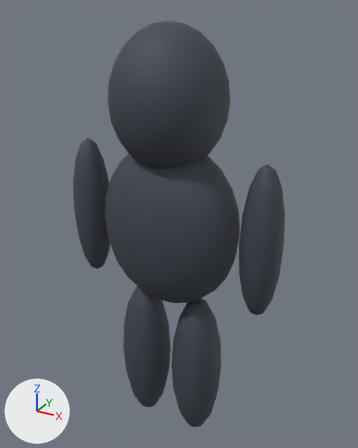
Renders of the glTF model public/models/starters/ninja.glb from each side of a commit.
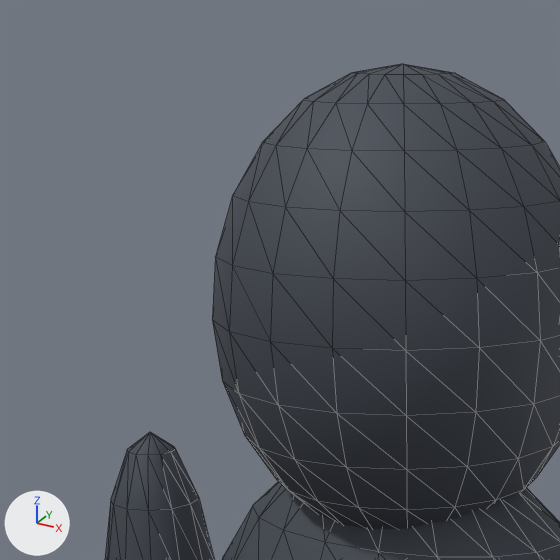
Each version is shown whole from a camera (50 mm lens) standing at (0.892, -1.549, 0.924) and looking at (0.01, 0.055, 0.122), then close up on the part from 11% to 61% of the width and 0% to 40% of the height. Lighting does not change. The marker at lower left points along +X, +Y and +Z. The last two pictures show the newer version. The close-ups show mesh edges as thin lines.

Names of what the first close-up shows: 'ArmLeft', 'Head', 'Torso'.
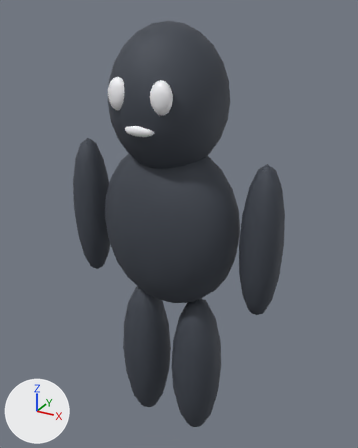
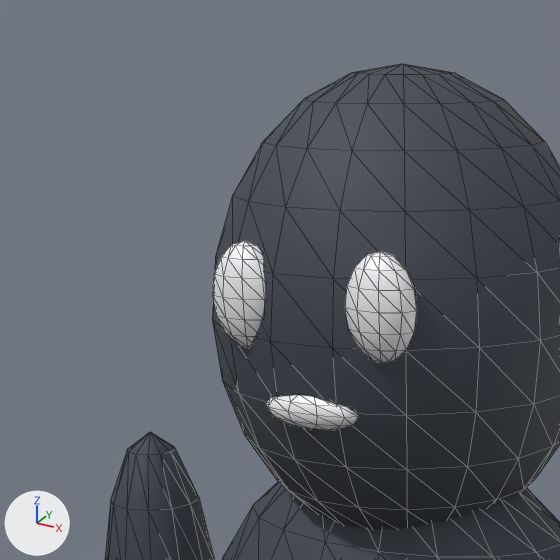
Where the change shows, as pixel boxes (x1, y1, x2, y2) in the close-ups (560 x 560 px):
'EyeRight', added
    after: (345, 251, 417, 362)
'EyeLeft', added
    after: (212, 241, 265, 347)
'Mouth', added
    after: (265, 395, 359, 430)

What changed in the scene script:
```text
Add mat_face_light:
    mat_face_light = principled_material('Face Light')
    mat_face_light.base_color = (0.95, 0.95, 0.98)  # white #f9f9fd
    mat_face_light.metallic = 0.1
Add me_mouth:
    me_mouth.from_pydata(...)  # a UV sphere (10 segments, 6 rings, poles along z) spanning x -0.0585..0.0585, y -0.2151..-0.1809, z 0.53..0.57
    me_mouth.materials.append(mat_face_light)  # white #f9f9fd
Add me_eyeright:
    me_eyeright.from_pydata(...)  # a UV sphere (10 segments, 8 rings, poles along z) spanning x 0.0405..0.1215, y -0.2147..-0.1633, z 0.605..0.715
    me_eyeright.materials.append(mat_face_light)  # white #f9f9fd
Add me_eyeleft:
    me_eyeleft.from_pydata(...)  # a UV sphere (10 segments, 8 rings, poles along z) spanning x -0.1215..-0.0405, y -0.2147..-0.1633, z 0.605..0.715
    me_eyeleft.materials.append(mat_face_light)  # white #f9f9fd
Add ob_mouth:
    ob_mouth = bpy.data.objects.new('Mouth', me_mouth)
    ob_mouth.location = (0.0, 0.0, 0.0)
Add ob_eyeright:
    ob_eyeright = bpy.data.objects.new('EyeRight', me_eyeright)
    ob_eyeright.location = (0.0, 0.0, 0.0)
Add ob_eyeleft:
    ob_eyeleft = bpy.data.objects.new('EyeLeft', me_eyeleft)
    ob_eyeleft.location = (0.0, 0.0, 0.0)
```
